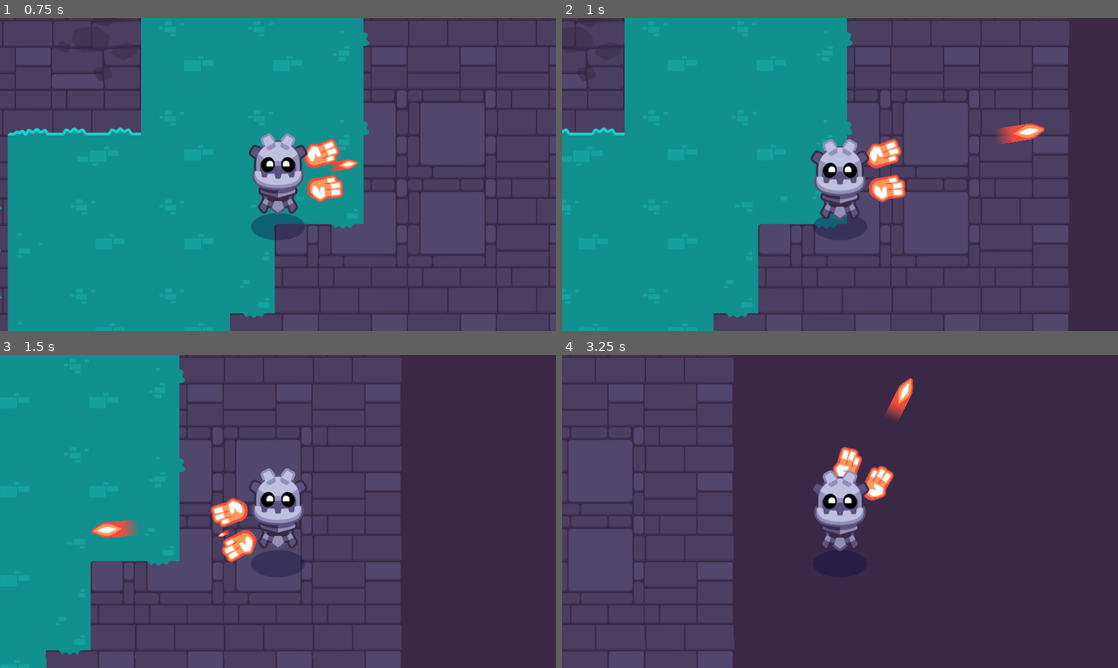
Above: before the commit, frames 1-4 (two rows, left to right).
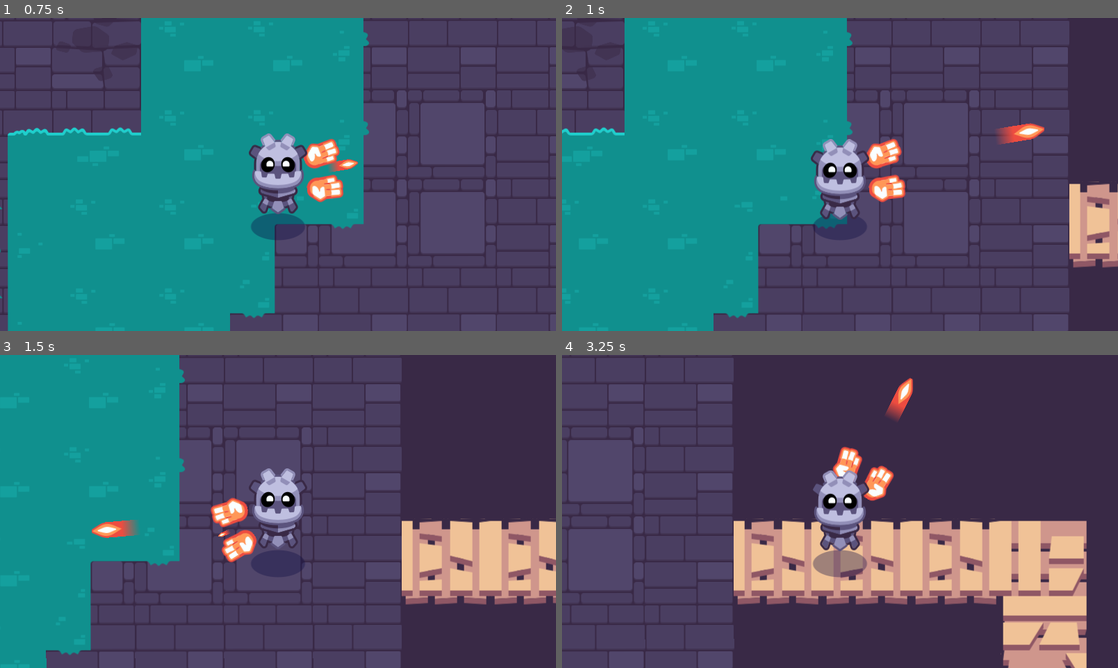
Above: after the commit, the same moments.

Repository: TiffyZeng46/2d-GameDev-Course
Game: Godot game, scene res://start.tscn
The game is run twice, just before and just after one commit, with the same random seed, the same clock (stepped at 60 frames per second) and the same inputs. This scene is started directly instead of the project's main scene. Sound files missing from this copy of the repository are replaced by a short silence.
Inputs (mouse positions are in pixels of both pictures, inside the frame that each line leads up to):
- Up to frame 1 (0.75 s): tap Enter at 0.5 s; move the mouse to (400, 158) at 0.52 s; hold D (move_right) from 0.53 s (still down); hold Mouse wheel down (cycle_weapon_down) from 0.53 s (still down); click (400, 158) at 0.67 s
- Up to frame 2 (1 s): keep holding D (move_right); keep holding Mouse wheel down (cycle_weapon_down)
- Up to frame 3 (1.5 s): release D (move_right) at 1.25 s; release Mouse wheel down (cycle_weapon_down) at 1.25 s; drag from (166, 527) to (250, 574) at 1.27 s
- Up to frame 4 (3.25 s): move the mouse to (895, 442) at 2.02 s; press the mouse at (895, 442) at 2.03 s; hold D (move_right) 2.03-2.75 s; release the mouse at (895, 442) at 2.75 s; drag from (812, 574) to (873, 455) at 2.77 s

Frame 1 is identical in both runs. In frame 2, 2.2% of the frame differs, in the area x 91-100%, y 52-80%; in frame 3, 7.0%; in frame 4, 19%, in the area x 30-95%, y 52-100%.

Commit message:
Add bridges

Diff:
--- a/02.getting-to-know-godot/start.tscn
+++ b/02.getting-to-know-godot/start.tscn
@@ -15,12 +15,14 @@
 tile_set = ExtResource("2_vnf5n")
 format = 2
 layer_0/name = "Bridges"
+layer_0/tile_data = PackedInt32Array(-524273, 327680, 1, -458737, 196608, 1, -393201, 196608, 1, -327665, 131072, 0, -327664, 0, 1, -327663, 0, 0, -262127, 196608, 1, -196591, 196608, 1, -131055, 262144, 1, 4, 65536, 1, 5, 0, 1, 6, 0, 1, 7, 0, 0, 65543, 196608, 1, 131079, 196608, 1, 196615, 131072, 0, 196616, 0, 1, 196617, 131072, 1)
 metadata/_edit_lock_ = true
 
 [node name="InvisibleWalls" type="TileMap" parent="."]
 tile_set = ExtResource("3")
 format = 2
 layer_0/name = "Invisible walls"
+layer_0/tile_data = PackedInt32Array(-65531, 0, 0, -65530, 0, 0, -65529, 0, 0, -65528, 0, 0, 8, 0, 0, 65544, 0, 0, 131080, 0, 0, 65541, 0, 0, 65542, 0, 0, 131078, 0, 0, 196614, 0, 0, 262150, 0, 0, 262151, 0, 0, 262152, 0, 0, -458738, 0, 0, -393202, 0, 0, -327666, 0, 0, -262130, 0, 0, -262129, 0, 0, -262128, 0, 0, -196592, 0, 0, -458736, 0, 0, -393200, 0, 0, -393199, 0, 0, -393198, 0, 0, -327662, 0, 0, -262126, 0, 0, -196590, 0, 0)
 metadata/_edit_lock_ = true
 
 [node name="Player" parent="." instance=ExtResource("4_yun3d")]
@@ -33,4 +35,4 @@
 position = Vector2(1280, -128)
 
 [node name="RoomC" parent="." instance=ExtResource("7_3eimw")]
-position = Vector2(896, -2176)
+position = Vector2(747, -2422)
Not shown, changed: 02.getting-to-know-godot/godot_tours.log
Not shown, removed: 02.getting-to-know-godot/godot_tours.log-edqZlv
Not shown, added: 02.getting-to-know-godot/godot_tours.log-mud0Wa
